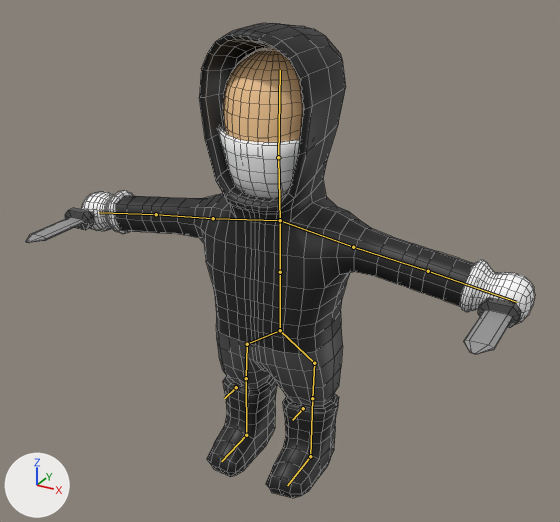
The Blender file Assets/_Models/Rogue.blend as it was, and as the next commit left it.
Camera for both pictures: a 50 mm camera at (1.098, -1.999, 1.756) aimed at (0.071, -0.132, 0.822). Lighting does not change. The marker at lower left points along +X, +Y and +Z. The bones that bend it are drawn over the model as lines. Mesh edges are drawn as thin lines.

Objects in the first picture: 'Rogue'.
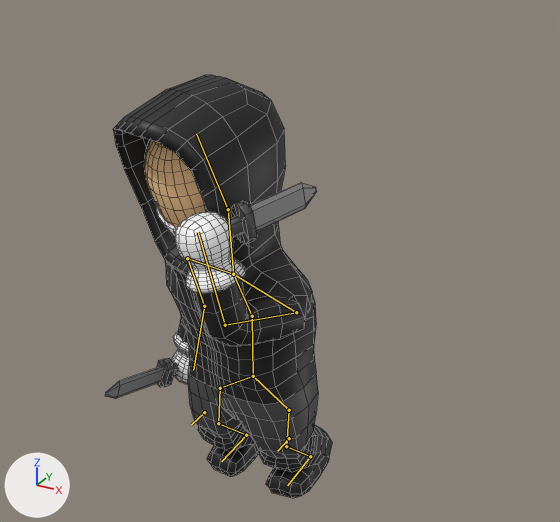
Commit message: Rogue has a talk animation

The newer file adds an action. The first version stands in its rest pose; the second is drawn at frame 17 of the action 'Talk'.

The change, as a diff of the scene's bpy script:
```diff
--- a/Assets/_Models/Rogue.blend.py
+++ b/Assets/_Models/Rogue.blend.py
@@ bone_hip @@
 bone_hip = bpy.data.objects['Armature'].pose.bones['Hip']  # child of 'Root'
-bone_hip.location = (0.0, 0.0, 0.0)
+bone_hip.location = (0.0, -0.078, 0.178)
@@ bone_spine @@
 bone_spine = bpy.data.objects['Armature'].pose.bones['Spine']  # child of 'Hip'
-bone_spine.rotation_quaternion = (1.0, 0.0, 0.0, 0.0)  # degrees (0, 0, 0)
+bone_spine.rotation_quaternion = (0.987, 0.0, -0.161, 0.0)  # degrees (0, -19, 0)
@@ bone_spine_001 @@
 bone_spine_001 = bpy.data.objects['Armature'].pose.bones['Spine.001']  # child of 'Spine'
-bone_spine_001.rotation_quaternion = (1.0, 0.0, 0.0, 0.0)  # degrees (0, 0, 0)
+bone_spine_001.rotation_quaternion = (0.981, 0.196, 0.0, 0.0)  # degrees (23, 0, 0)
@@ bone_neck @@
 bone_neck = bpy.data.objects['Armature'].pose.bones['Neck']  # child of 'Spine.001'
-bone_neck.rotation_quaternion = (1.0, 0.0, 0.0, 0.0)  # degrees (0, 0, 0)
+bone_neck.rotation_quaternion = (0.982, -0.187, 0.0, 0.0)  # degrees (-22, 0, 0)
@@ bone_head @@
 bone_head = bpy.data.objects['Armature'].pose.bones['Head']  # child of 'Neck'
-bone_head.rotation_quaternion = (1.0, 0.0, 0.0, 0.0)  # degrees (0, 0, 0)
+bone_head.rotation_quaternion = (0.975, 0.219, 0.041, -0.009)  # degrees (25, 5, 0)
@@ bone_hindarm_l @@
 bone_hindarm_l = bpy.data.objects['Armature'].pose.bones['HindArm_L']  # child of 'Shoulder_L'
-bone_hindarm_l.rotation_quaternion = (1.0, 0.0, 0.0, 0.0)  # degrees (0, 0, 0)
+bone_hindarm_l.rotation_quaternion = (0.389, -0.288, -0.52, -0.703)  # degrees (60, -54, -155)
@@ bone_forearm_l @@
 bone_forearm_l = bpy.data.objects['Armature'].pose.bones['ForeArm_L']  # child of 'HindArm_L'
-bone_forearm_l.rotation_quaternion = (1.0, 0.0, 0.0, 0.0)  # degrees (0, 0, 0)
+bone_forearm_l.rotation_quaternion = (0.809, 0.0, 0.0, -0.587)  # degrees (0, 0, -72)
@@ bone_hindarm_r @@
 bone_hindarm_r = bpy.data.objects['Armature'].pose.bones['HindArm_R']  # child of 'Shoulder_R'
-bone_hindarm_r.rotation_quaternion = (1.0, 0.0, 0.0, 0.0)  # degrees (0, 0, 0)
+bone_hindarm_r.rotation_quaternion = (0.804, -0.595, 0.0, 0.0)  # degrees (-73, 0, 0)
@@ bone_forearm_r @@
 bone_forearm_r = bpy.data.objects['Armature'].pose.bones['ForeArm_R']  # child of 'HindArm_R'
-bone_forearm_r.rotation_quaternion = (1.0, 0.0, 0.0, 0.0)  # degrees (0, 0, 0)
+bone_forearm_r.rotation_quaternion = (0.966, 0.0, 0.0, 0.258)  # degrees (0, 0, 30)
@@ bone_knee_ik_l @@
 bone_knee_ik_l = bpy.data.objects['Armature'].pose.bones['Knee_IK_L']  # child of 'Root'
-bone_knee_ik_l.location = (0.0, 0.0, 0.0)
+bone_knee_ik_l.location = (0.0, 0.099, -0.055)
@@ bone_knee_ik_r @@
 bone_knee_ik_r = bpy.data.objects['Armature'].pose.bones['Knee_IK_R']  # child of 'Root'
-bone_knee_ik_r.location = (0.0, 0.0, 0.0)
+bone_knee_ik_r.location = (0.0, 0.193, 0.015)
```

What differs and where, as boxes [x1, y1, x2, y2] in the pictures (560 x 522 px):
'Rogue', posed (55% narrower, 11% shorter)
    before: [26, 23, 535, 498]
    after: [105, 75, 332, 498]
bone 'Spine', root to tip
    before: (280, 330) to (280, 272)
    after: (253, 376) to (252, 316)
bone 'Spine.001', root to tip
    before: (280, 272) to (280, 220)
    after: (252, 316) to (233, 274)
bone 'Neck', root to tip
    before: (280, 220) to (278, 157)
    after: (233, 274) to (228, 209)
bone 'Head', root to tip
    before: (278, 157) to (280, 70)
    after: (228, 209) to (196, 134)
bone 'HindArm_L', root to tip
    before: (353, 247) to (428, 271)
    after: (296, 312) to (225, 325)
bone 'ForeArm_L', root to tip
    before: (428, 271) to (516, 302)
    after: (225, 325) to (198, 232)
bone 'HindArm_R', root to tip
    before: (213, 218) to (156, 214)
    after: (187, 258) to (204, 306)
bone 'ForeArm_R', root to tip
    before: (156, 214) to (99, 212)
    after: (204, 306) to (193, 370)
bone 'Knee_IK_L', root to tip
    before: (303, 408) to (292, 420)
    after: (289, 438) to (277, 451)
bone 'Knee_IK_R', root to tip
    before: (236, 387) to (224, 398)
    after: (204, 412) to (191, 424)
